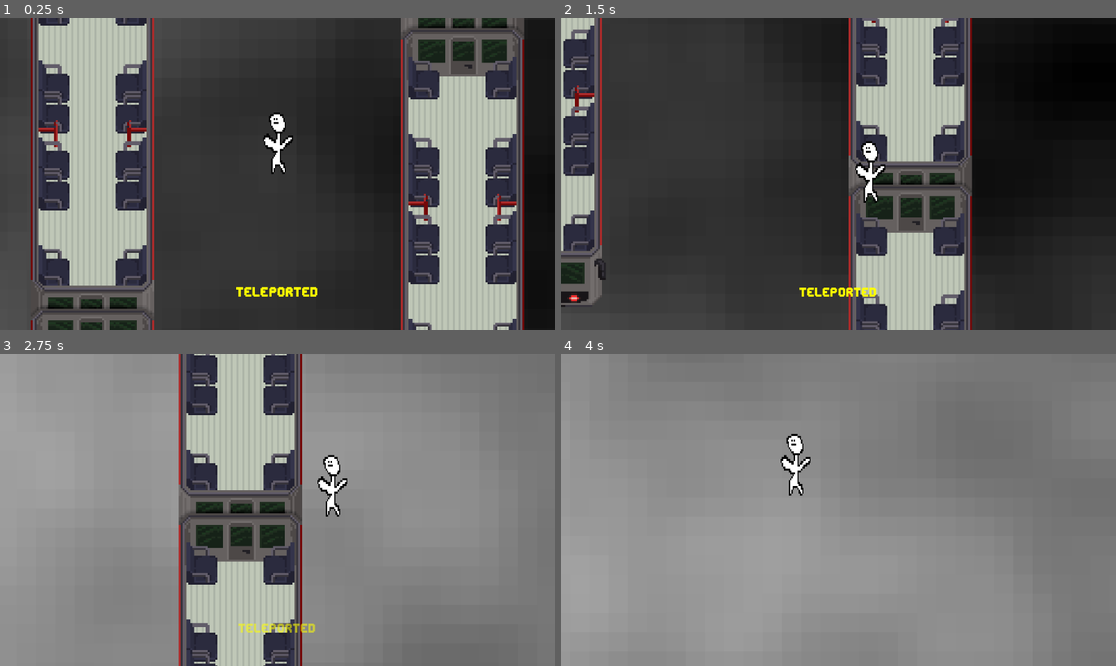
Above: before the commit, frames 1-4 (two rows, left to right).
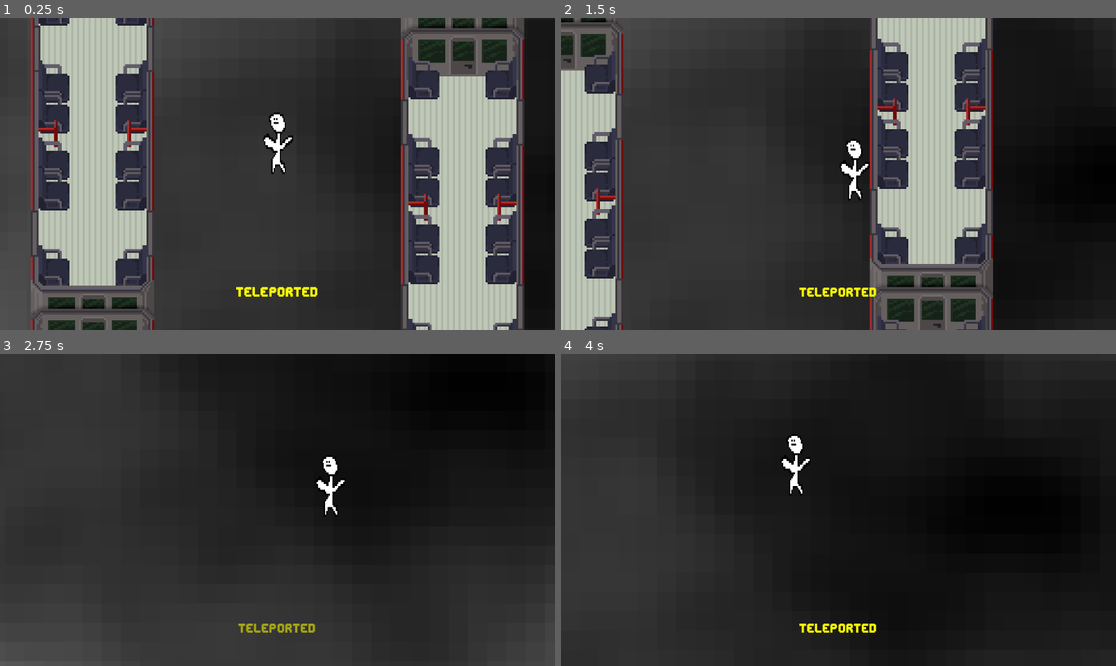
Above: after the commit, the same moments.

Repository: Tejty/ticketless
Game: Godot game, scene res://scenes/game.tscn
Two runs of this game, one before a commit and one after it. Both use one fixed random seed, a clock stepped at 60 frames per second and the inputs below.
Inputs:
- Up to frame 1 (0.25 s): no input
- Up to frame 2 (1.5 s): hold D (right) 0.53-1.28 s; tap E (interact) at 0.6, 1.35 s; hold S (down) from 1.28 s (still down)
- Up to frame 3 (2.75 s): release S (down) at 2.03 s; hold D (right) from 2.03 s (still down); tap E (interact) at 2.1 s
- Up to frame 4 (4 s): release D (right) at 2.78 s; hold W (up) 2.78-3.53 s; tap E (interact) at 2.85, 3.6 s; hold A (left) from 3.53 s (still down)

The runs differ from the first frame. In frame 1, 2.9% of the frame differs, in the area x 5-95%, y 0-100%; in frame 2, 28%; in frame 3, 96%; in frame 4, 100%, in the area x 0-100%, y 0-100%.

Commit message:
Train collisions

Diff:
--- a/scenes/game.tscn
+++ b/scenes/game.tscn
@@ -62,7 +62,6 @@
 
 [node name="TrainUp" parent="StationSystem/Trains" unique_id=1714967927 node_paths=PackedStringArray("player") instance=ExtResource("3_lnu2h")]
 position = Vector2(-346, 189)
-rotation = -3.1415927
 direction = -1
 dock_duration = 5.1
 travel_duration = 6.1
@@ -73,7 +72,6 @@
 
 [node name="Sprite2D2" type="Sprite2D" parent="StationSystem/Trains/TrainUp" unique_id=448721245]
 texture = ExtResource("6_0tnpc")
-flip_v = true
 
 [node name="StationManager" type="Node" parent="StationSystem" unique_id=1639767292 node_paths=PackedStringArray("stops")]
 script = ExtResource("4_lbhrr")
--- a/scenes/system/train.tscn
+++ b/scenes/system/train.tscn
@@ -5,10 +5,83 @@
 [sub_resource type="RectangleShape2D" id="RectangleShape2D_vq2uu"]
 size = Vector2(64, 384)
 
-[node name="Train" type="Node2D" unique_id=1242807581]
+[sub_resource type="RectangleShape2D" id="RectangleShape2D_l5udp"]
+size = Vector2(64, 22)
+
+[sub_resource type="RectangleShape2D" id="RectangleShape2D_w5yym"]
+size = Vector2(64, 28)
+
+[sub_resource type="RectangleShape2D" id="RectangleShape2D_pcaf5"]
+size = Vector2(4, 37)
+
+[sub_resource type="RectangleShape2D" id="RectangleShape2D_t4cq6"]
+size = Vector2(4, 72)
+
+[sub_resource type="RectangleShape2D" id="RectangleShape2D_wf78f"]
+size = Vector2(4, 64)
+
+[sub_resource type="RectangleShape2D" id="RectangleShape2D_cpi7s"]
+size = Vector2(64, 34)
+
+[sub_resource type="RectangleShape2D" id="RectangleShape2D_3bwmq"]
+size = Vector2(4, 43)
+
+[node name="Train" type="StaticBody2D" unique_id=1700978278]
 script = ExtResource("1_c08wq")
 
 [node name="Area2D" type="Area2D" parent="." unique_id=1793128886]
 
 [node name="CollisionShape2D" type="CollisionShape2D" parent="Area2D" unique_id=775221242]
 shape = SubResource("RectangleShape2D_vq2uu")
+
+[node name="CollisionShape2D" type="CollisionShape2D" parent="." unique_id=2044468553]
+position = Vector2(0, -181)
+shape = SubResource("RectangleShape2D_l5udp")
+
+[node name="CollisionShape2D4" type="CollisionShape2D" parent="." unique_id=1883151169]
+position = Vector2(0, 178)
+shape = SubResource("RectangleShape2D_w5yym")
+
+[node name="CollisionShape2D2" type="CollisionShape2D" parent="." unique_id=1495577441]
+position = Vector2(-30, -173.5)
+shape = SubResource("RectangleShape2D_pcaf5")
+
+[node name="CollisionShape2D3" type="CollisionShape2D" parent="." unique_id=905119639]
+position = Vector2(30, -173.5)
+shape = SubResource("RectangleShape2D_pcaf5")
+
+[node name="CollisionShape2D5" type="CollisionShape2D" parent="." unique_id=1115072315]
+position = Vector2(30, -95)
+shape = SubResource("RectangleShape2D_t4cq6")
+
+[node name="CollisionShape2D6" type="CollisionShape2D" parent="." unique_id=2047833493]
+position = Vector2(-30, -95)
+shape = SubResource("RectangleShape2D_t4cq6")
+
+[node name="CollisionShape2D7" type="CollisionShape2D" parent="." unique_id=1585434412]
+position = Vector2(30, 89)
+shape = SubResource("RectangleShape2D_t4cq6")
+
+[node name="CollisionShape2D8" type="CollisionShape2D" parent="." unique_id=971602625]
+position = Vector2(-30, 89)
+shape = SubResource("RectangleShape2D_t4cq6")
+
+[node name="CollisionShape2D11" type="CollisionShape2D" parent="." unique_id=422145843]
+position = Vector2(-30, -3)
+shape = SubResource("RectangleShape2D_wf78f")
+
+[node name="CollisionShape2D12" type="CollisionShape2D" parent="." unique_id=1408167487]
+position = Vector2(30, -3)
+shape = SubResource("RectangleShape2D_wf78f")
+
+[node name="CollisionShape2D13" type="CollisionShape2D" parent="." unique_id=253416709]
+position = Vector2(0, -3)
+shape = SubResource("RectangleShape2D_cpi7s")
+
+[node name="CollisionShape2D9" type="CollisionShape2D" parent="." unique_id=1682818346]
+position = Vector2(-30, 170.5)
+shape = SubResource("RectangleShape2D_3bwmq")
+
+[node name="CollisionShape2D10" type="CollisionShape2D" parent="." unique_id=1605958473]
+position = Vector2(30, 170.5)
+shape = SubResource("RectangleShape2D_3bwmq")
--- a/scenes/ui/hud.tscn
+++ b/scenes/ui/hud.tscn
@@ -29,7 +29,6 @@
 theme_override_colors/font_color = Color(1, 1, 0, 1)
 theme_override_fonts/font = ExtResource("1_0mwgc")
 theme_override_font_sizes/font_size = 32
-text = "u"
 horizontal_alignment = 1
 vertical_alignment = 1
 script = SubResource("GDScript_bo48s")
--- a/scripts/Train.gd
+++ b/scripts/Train.gd
@@ -1,4 +1,4 @@
-class_name Train extends Node2D
+class_name Train extends StaticBody2D
 
 signal teleported
 
Binary file changed: assets/trains/train_down.png
Binary file changed: assets/trains/train_up.png
